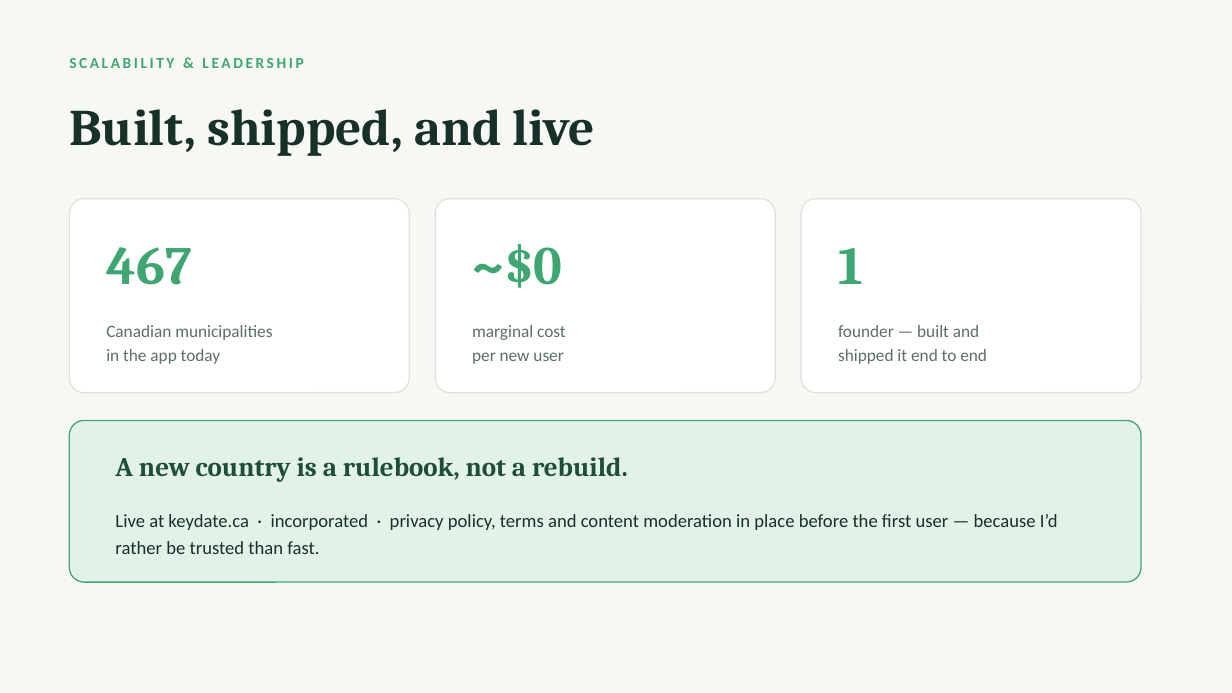
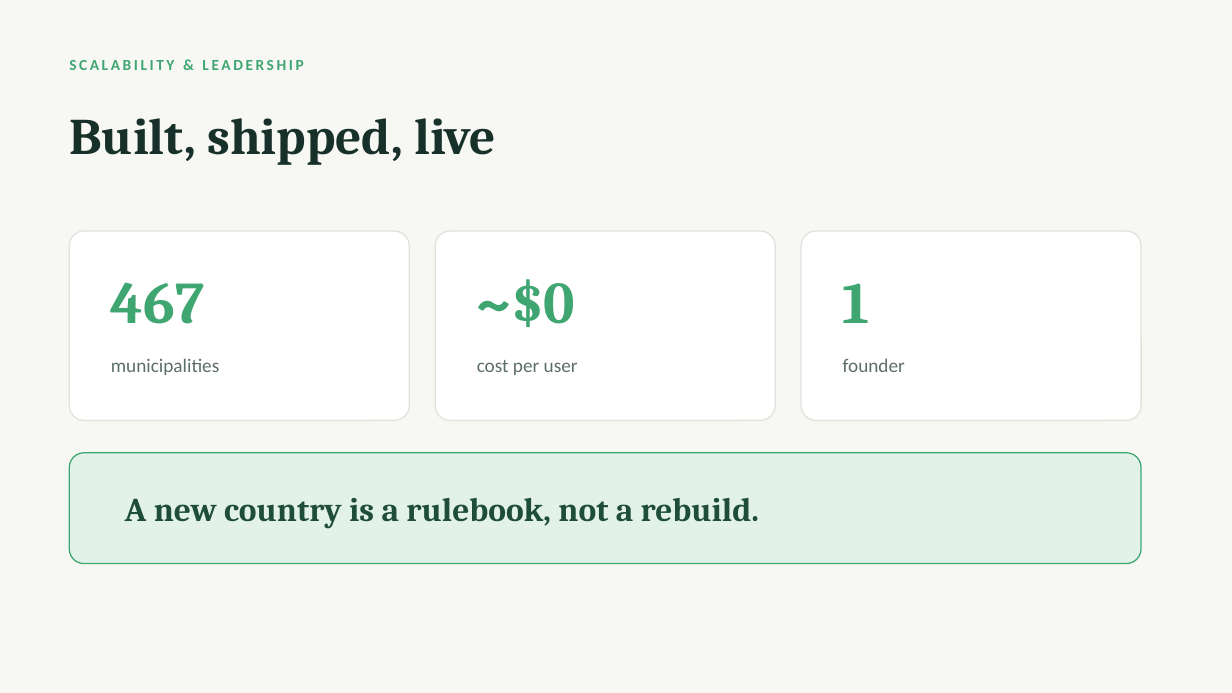
Before and after one commit to jasonmwong603/Claude-Code, a slide deck: slide 9 of apps/keydate/pitch/KeyDate-JCI-Edmonton.pptx. Drawn at 1232x693 pixels with LibreOffice and Linux fonts; fonts in the diff are those of the drawing. Boxes give left, top, right and bottom in pixels: in the first picture for what was removed or moved away, otherwise in the second. Text is boxed around its words. In the diff, an @@ line names an element or a change of style, - is before the commit and + after.

```diff
--- a/apps/keydate/pitch/KeyDate-JCI-Edmonton.pptx
+++ b/apps/keydate/pitch/KeyDate-JCI-Edmonton.pptx
@@ text at box(69, 118, 496, 165): text changed @@
-Built, shipped, and live
+Built, shipped, live
@@ rounded rectangle: place and size @@
-rounded rectangle at box(69, 199, 409, 393)
+rounded rectangle at box(69, 231, 409, 421)
@@ rounded rectangle: place and size @@
-rounded rectangle at box(435, 199, 775, 393)
+rounded rectangle at box(435, 231, 775, 421)
@@ proportions changed in 4 elements at box(69, 453, 1141, 564), box(69, 231, 409, 421), box(435, 231, 775, 421), box(801, 231, 1141, 421) @@
@@ rounded rectangle: place and size @@
-rounded rectangle at box(801, 199, 1141, 393)
+rounded rectangle at box(801, 231, 1141, 421)
@@ text "467": place and size @@
-text "467" at box(106, 247, 191, 285)
+text "467" at box(111, 283, 204, 324)
@@ text "~$0": place and size @@
-text "~$0" at box(472, 244, 562, 288)
+text "~$0" at box(477, 279, 575, 328)
@@ size 42 to 46 pt in 3 elements at box(111, 283, 204, 324), box(477, 279, 575, 328), box(843, 283, 870, 323) @@
@@ text "1": place and size @@
-text "1" at box(838, 248, 863, 284)
+text "1" at box(843, 283, 870, 323)
@@ text at box(111, 358, 219, 375): text changed; size 13.5 to 15 pt @@
-Canadian municipalities
-in the app today
+municipalities
@@ text at box(843, 358, 905, 372): text changed; size 13.5 to 15 pt @@
-founder — built and
-shipped it end to end
+founder
@@ text at box(477, 360, 578, 375): text changed; size 13.5 to 15 pt @@
-marginal cost
-per new user
+cost per user
@@ rounded rectangle: place and size @@
-rounded rectangle at box(69, 421, 1141, 582)
+rounded rectangle at box(69, 453, 1141, 564)
@@ text "A new country is a ...": place and size @@
-text "A new country is a ..." at box(115, 457, 628, 482)
+text "A new country is a ..." at box(125, 498, 759, 528)
@@ text "A new country is a ..." at box(125, 498, 759, 528): size 21 to 26 pt @@
@@ text removed at box(115, 514, 1058, 554) @@
-Live at keydate.ca · incorporated · privacy policy, terms and content moderation in place before the first user — because I’d rather be trusted than fast.
```
Also in this commit, not shown: 9 other slides changed, 5 other files.
